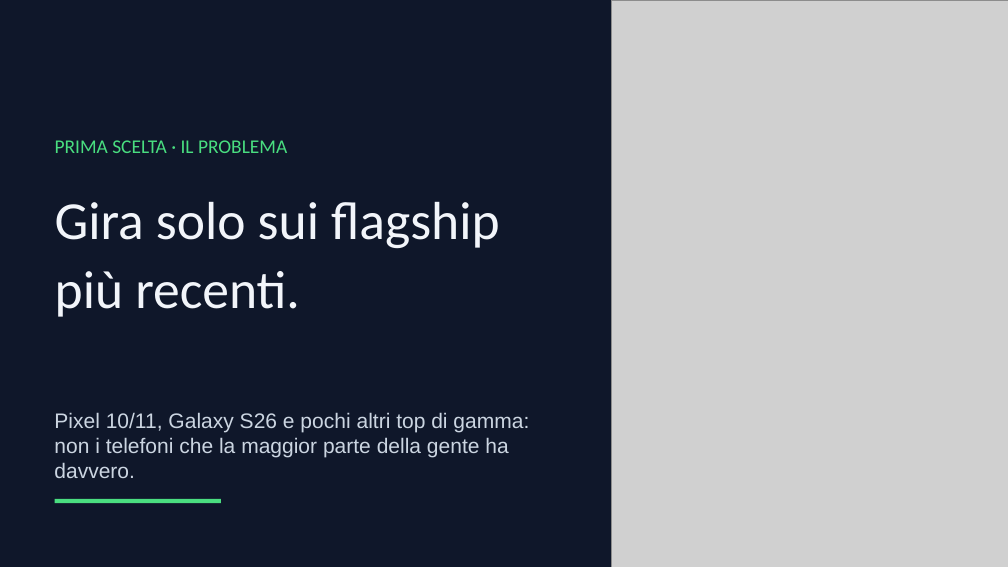
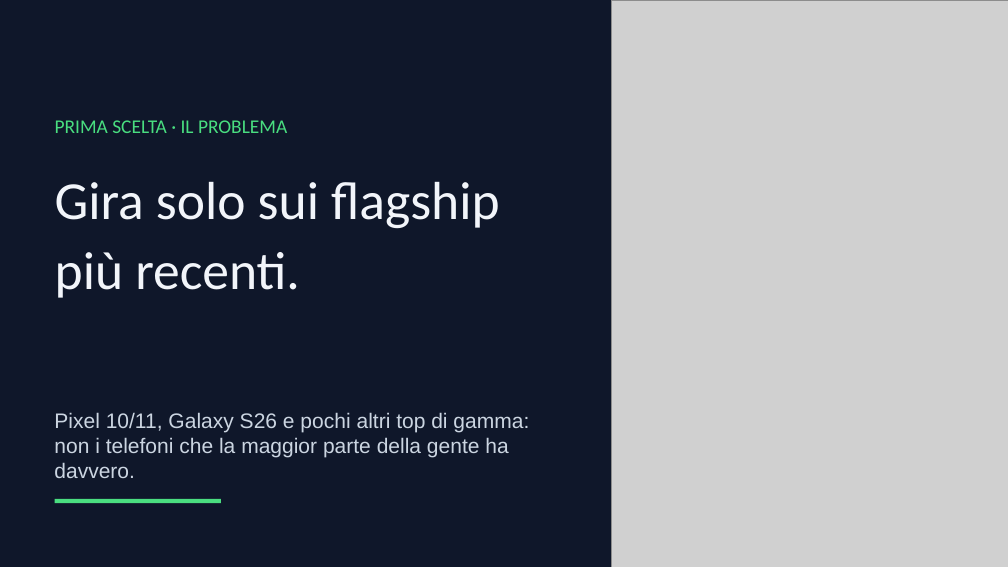
Before and after one commit to MatriscianoSalvatore/ai-pantry, a slide deck: slide 7 of AI On-Device - ita.pptx. Drawn at 1008x567 pixels with LibreOffice and Linux fonts; fonts in the diff are those of the drawing; grey boxes stand for pictures; background and template pictures are left out. Boxes give left, top, right and bottom in pixels: in the first picture for what was removed or moved away, otherwise in the second. Text is boxed around its words. In the diff, an @@ line names an element or a change of style, - is before the commit and + after.

Commit message:
PPT deck updated

```diff
--- a/AI On-Device - ita.pptx
+++ b/AI On-Device - ita.pptx
@@ text "PRIMA SCELTA · IL PROBLEMA": place and size @@
-text "PRIMA SCELTA · IL PROBLEMA" at box(55, 140, 287, 153)
+text "PRIMA SCELTA · IL PROBLEMA" at box(55, 120, 287, 133)
@@ text "Gira solo sui flagship più ...": place and size @@
-text "Gira solo sui flagship più ..." at box(55, 201, 500, 317)
+text "Gira solo sui flagship più ..." at box(55, 181, 500, 298)
```
Also in this commit, not shown: 2 other files.
